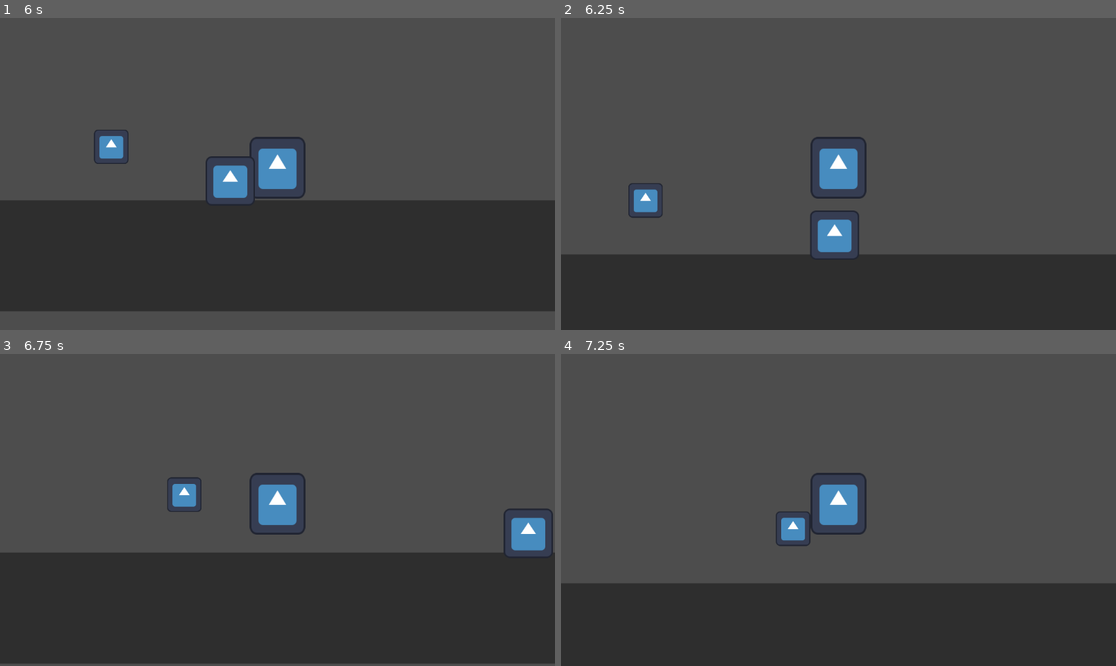
Above: before the commit, frames 1-4 (two rows, left to right).
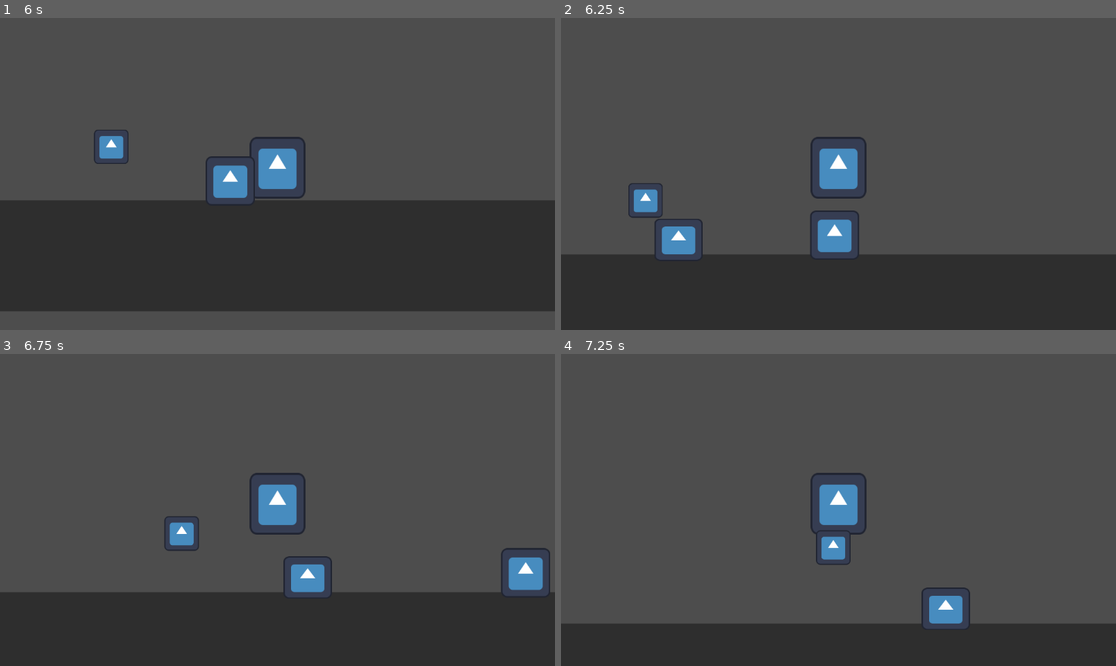
Above: after the commit, the same moments.

Repository: pieberrykinnie/witchs-forest
Game: Godot game, scene res://World.tscn
Same seed, same stepped clock (60 frames per second), same inputs: the game is played once before the commit and once after it. This scene is started directly instead of the project's main scene. The engine's default icon, where the game draws it, is replaced by a stand-in: a white triangle on a blue panel in a dark square.
Inputs:
- Up to frame 1 (6 s): tap Enter (ui_accept) at 0.5 s; hold Right (ui_right) 0.53-2.03 s; tap S (charge_and_hit) every 1.5 s from 0.6 to 5.1 s; tap A (jump_and_hit) at 0.77, 1.52, 3.02, 3.77, 4.52 s; tap D (fireball) every 1.5 s from 1.35 to 5.85 s; hold Left (ui_left) 2.03-2.78 s; hold Right (ui_right) 2.78-4.28 s; hold Left (ui_left) 4.28-5.03 s; hold Right (ui_right) 5.03-5.78 s; hold Left (ui_left) from 5.78 s (still down)
- Up to frame 2 (6.25 s): keep holding Left (ui_left); tap A (jump_and_hit) at 6.02 s
- Up to frame 3 (6.75 s): keep holding Left (ui_left); tap S (charge_and_hit) at 6.6 s
- Up to frame 4 (7.25 s): keep holding Left (ui_left); tap A (jump_and_hit) at 6.77 s

Frame 1 is identical in both runs. In frame 2, 0.8% of the frame differs, in the area x 16-26%, y 64-78%; in frame 3, 15%, in the area x 0-100%, y 39-100%; in frame 4, 14%.

Commit message:
Add files via upload

Diff:
--- a/Player/World.gd
+++ b/Player/World.gd
@@ -67,16 +67,23 @@
 
 func boss_decision_model(delta):
 	var rng = RandomNumberGenerator.new()
-
+	var boss_move
 	boss_is_special_move = rng.randi_range(0, 1)
 
-	if boss_is_special_move == 0:
-		var boss_move = rng.randi_range(0, 2)
+	if boss_is_special_move == 0 or boss_random_ability == 0:
+		if boss_random_ability == 0:
+			if $Player.position.x - $"Boss 1".position.x < 0:
+				boss_move = 1
+			if $Player.position.x - $"Boss 1".position.x > 0:
+				boss_move = 0
+		else:
+			boss_move = rng.randi_range(0, 2)
+
 		$"Boss 1".decision = $"Boss 1".MOVING_ABILITY[boss_move]
 
 	if not $"Boss 1".special_move_sleep:
 		if boss_is_special_move == 1 and not $"Boss 1".is_special_move_running:
-			boss_random_ability  = rng.randi_range(0, len($"Boss 1".ABILITY) - 1)
+			boss_random_ability  = 0#rng.randi_range(0, len($"Boss 1".ABILITY) - 1)
 			$"Boss 1".decision = $"Boss 1".ABILITY[boss_random_ability]
 			$"Boss 1".special_move_sleep = true
 			#print(1)
